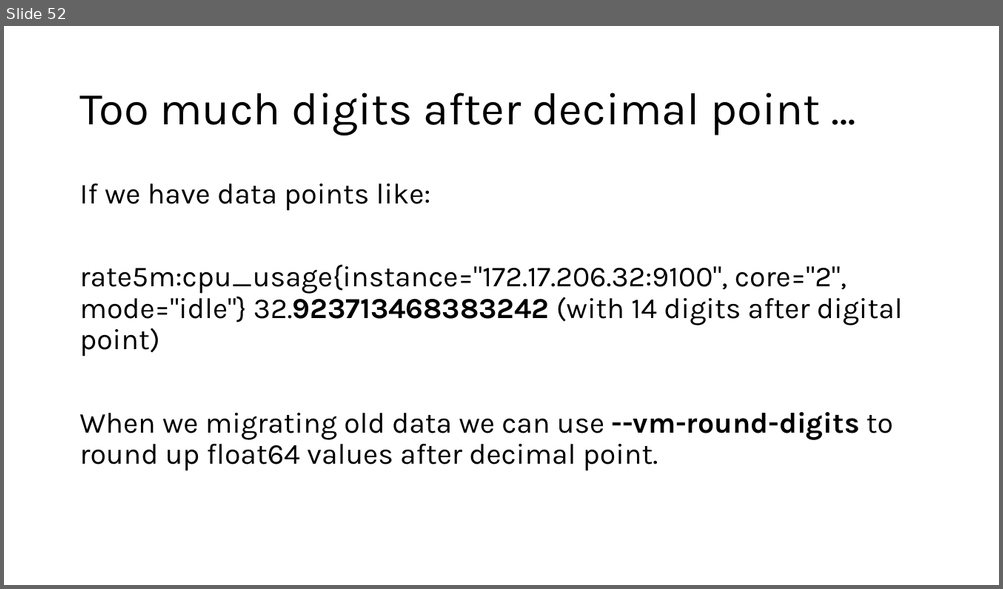
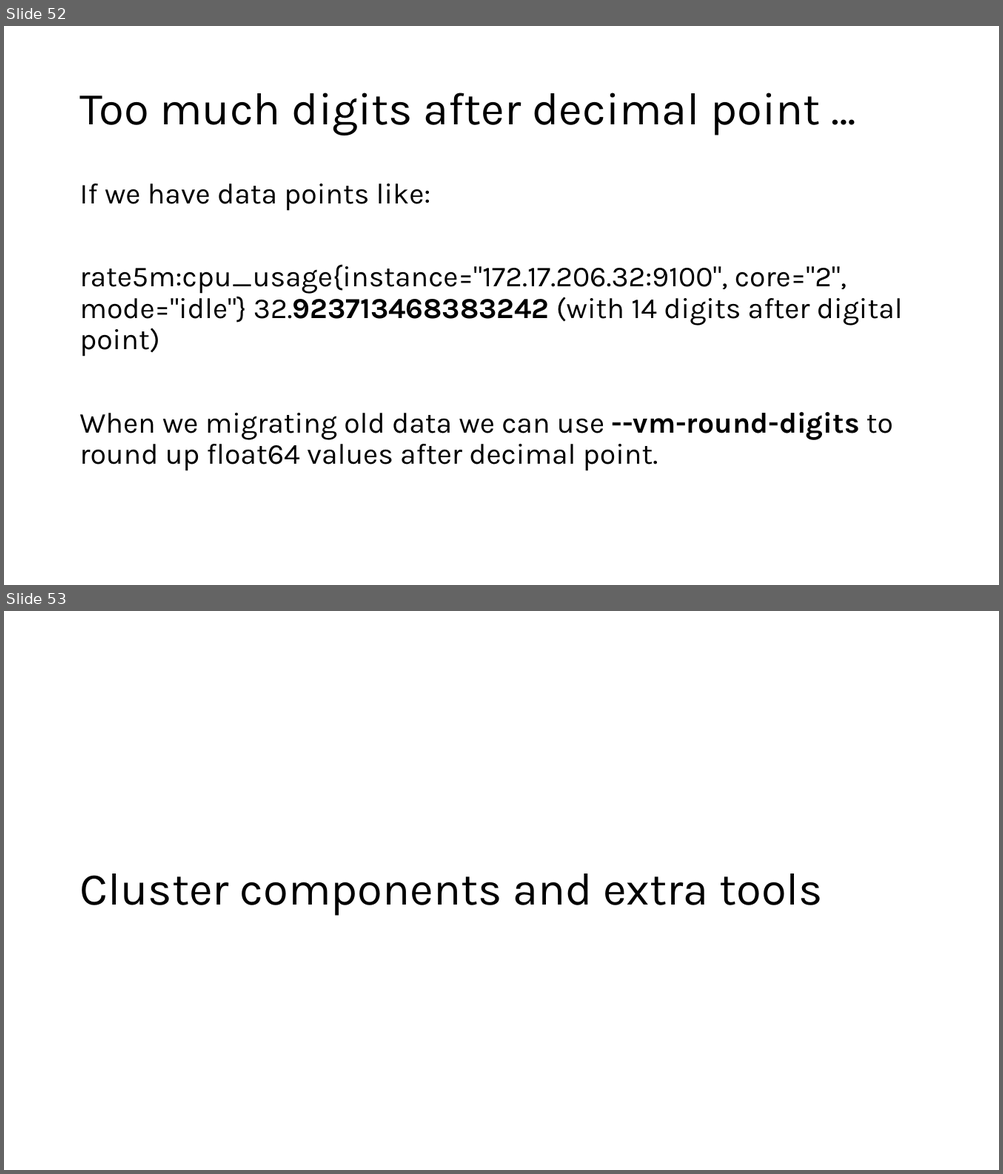
Before and after one commit to DStefanow/victoriametrics-poc, a slide deck: presentation-content/migrating-from-prometheus-to-vm.pptx. Shown one above the other, each under a label of ours: slide 52 before the commit, slides 52 and 53 after it. The pictures are 1003x589 and 1003x1174 pixels, drawn with LibreOffice and Linux fonts; fonts in the diff are those of the drawing. Boxes give left, top, right and bottom in pixels: in the first picture for what was removed or moved away, otherwise in the second. Text is boxed around its words. In the diff, an @@ line names an element or a change of style, - is before the commit and + after.

```diff
--- a/presentation-content/migrating-from-prometheus-to-vm.pptx
+++ b/presentation-content/migrating-from-prometheus-to-vm.pptx
@@ slide 53 added at (4,611,999,1170), background #FFFFFF @@
@@ title added at (79,874,822,916), 44 pt, text #000000 @@
+Cluster components and extra tools
```
Also in this commit, not shown: 5 other slides added.
